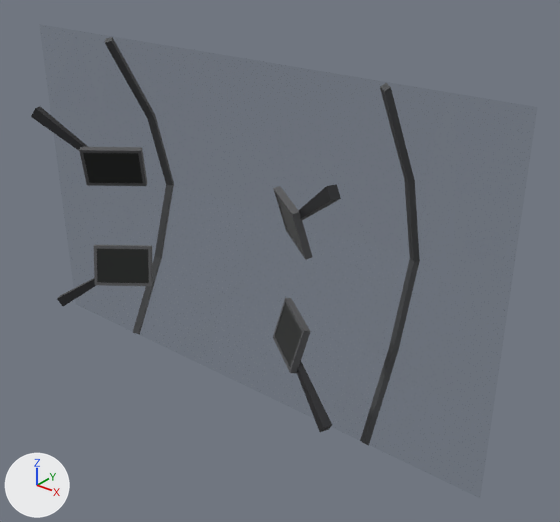
The glTF model public/assets/cockpit/cockpit.glb, before and after one commit.
The view is the same before and after, from a 50 mm camera at (3.94, -2.65, 2.53) aimed at (0.38, 1.81, -0.24). Every picture has the same lights, and +X, +Y and +Z are marked at lower left. The older version comes first. Vertices at exactly the same position are counted once.

Names of what the first picture shows: 'Arm_LL', 'Arm_LR', 'Arm_UL', 'Arm_UR', 'Canopy_Glass', 'Canopy_Rib_L', 'Canopy_Rib_R', 'ScreenBody_LL', 'ScreenBody_LR', 'ScreenBody_UL', 'ScreenBody_UR', 'Screen_LL', 'Screen_LR', 'Screen_UL' and 1 more.
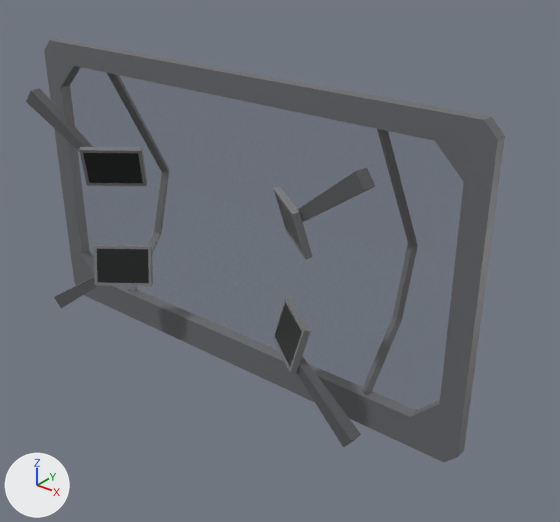
Where the change shows, as pixel boxes [x1, y1, x2, y2] in the pictures (560 x 522 px):
'Canopy_Frame', added: after [44, 39, 505, 462]
'Canopy_Rib_R', recoloured, reshaped (7% narrower, 27% shorter): before [360, 83, 420, 446]; after [362, 129, 418, 395]
'Canopy_Rib_L', recoloured, reshaped (10% narrower, 27% shorter): before [105, 37, 174, 335]; after [107, 73, 169, 291]
'Arm_LR', recoloured, reshaped (81% wider, 28% taller): before [297, 361, 332, 432]; after [297, 356, 361, 447]
'Arm_UR', recoloured, reshaped (81% wider, 49% taller): before [299, 184, 341, 220]; after [298, 168, 375, 222]
'Arm_UL', recoloured, reshaped (17% wider, 42% taller): before [31, 106, 88, 150]; after [26, 88, 93, 151]
'ScreenBody_LR', recoloured (dark grey to grey): [273, 298, 311, 373] in both
'ScreenBody_UL', recoloured (dark grey to grey): [79, 147, 147, 186] in both
'ScreenBody_UR', recoloured (dark grey to grey): [273, 186, 313, 260] in both
'ScreenBody_LL', recoloured (dark grey to grey): [94, 245, 153, 286] in both
'Arm_LL', recoloured, reshaped (15% wider, 10% taller): before [57, 278, 96, 306]; after [54, 277, 99, 308]

Edits to the bpy script that builds the scene:
```text
Change mat_mat_frame:
    mat_mat_frame.base_color: (0.055, 0.058, 0.062) -> (0.155, 0.16, 0.172)  # dark grey #424446 -> grey #6e6f73
Change mat_mat_body:
    mat_mat_body.base_color: (0.085, 0.087, 0.092) -> (0.205, 0.208, 0.22)  # dark grey #525356 -> grey #7d7e81
Change mat_mat_arm:
    mat_mat_arm.base_color: (0.042, 0.043, 0.047) -> (0.128, 0.13, 0.14)  # dark grey #3a3a3d -> dark grey #646569
Change me_canopy_rib_l_mesh:
    remove me_canopy_rib_l_mesh.from_pydata(...)  # 20 vertices, 36 faces; spans x -1.4..-1.31, y 1.64..2.3, z -1.53..1.38
    add me_canopy_rib_l_mesh.from_pydata(...)  # 24 vertices, 44 faces; spans x -1.4..-1.31, y 1.62..2.25, z -1.07..1.14
    me_canopy_rib_l_mesh part 1: the whole mesh is rebuilt
Change me_canopy_rib_r_mesh:
    remove me_canopy_rib_r_mesh.from_pydata(...)  # 20 vertices, 36 faces; spans x 1.31..1.4, y 1.64..2.3, z -1.53..1.38
    add me_canopy_rib_r_mesh.from_pydata(...)  # 24 vertices, 44 faces; spans x 1.31..1.4, y 1.62..2.25, z -1.07..1.14
    me_canopy_rib_r_mesh part 2: the whole mesh is rebuilt
Change me_arm_ul_mesh:
    remove me_arm_ul_mesh.from_pydata(...)  # 8 vertices, 12 faces; spans x -1.511..-1.03, y 0.907..1.173, z 0.515..0.91
    add me_arm_ul_mesh.from_pydata(...)  # 8 vertices, 12 faces; spans x -1.672..-1.024, y 0.994..1.184, z 0.504..1.016
    me_arm_ul_mesh part 3
    me_arm_ul_mesh.vertices[0].co: (-1.511, 0.97, 0.838) -> (-1.672, 1.093, 0.916)
    me_arm_ul_mesh.vertices[1].co: (-1.464, 0.993, 0.91) -> (-1.6, 1.106, 1.016)  # pixel (39, 106) -> pixel (39, 88)
    me_arm_ul_mesh.vertices[2].co: (-1.434, 0.93, 0.91) -> (-1.583, 1.007, 1.016)  # pixel (35, 108) -> pixel (30, 90)
    me_arm_ul_mesh.vertices[3].co: (-1.481, 0.907, 0.838) -> (-1.655, 0.994, 0.916)  # pixel (30, 116) -> pixel (25, 101)
    me_arm_ul_mesh.vertices[4].co: (-1.075, 1.16, 0.515) -> (-1.081, 1.176, 0.504)
    me_arm_ul_mesh.vertices[5].co: (-1.047, 1.173, 0.557) -> (-1.035, 1.184, 0.568)
    me_arm_ul_mesh.vertices[6].co: (-1.03, 1.137, 0.557) -> (-1.024, 1.121, 0.568)  # not seen -> pixel (91, 153)
    me_arm_ul_mesh.vertices[7].co: (-1.058, 1.124, 0.515) -> (-1.071, 1.113, 0.504)  # not seen -> pixel (88, 160)
Change me_arm_ur_mesh:
    remove me_arm_ur_mesh.from_pydata(...)  # 8 vertices, 12 faces; spans x 1.03..1.511, y 0.907..1.173, z 0.515..0.91
    add me_arm_ur_mesh.from_pydata(...)  # 8 vertices, 12 faces; spans x 1.024..1.672, y 0.994..1.184, z 0.504..1.016
    me_arm_ur_mesh part 4
    me_arm_ur_mesh.vertices[0].co: (1.481, 0.907, 0.838) -> (1.655, 0.994, 0.916)  # pixel (330, 200) -> pixel (363, 190)
    me_arm_ur_mesh.vertices[1].co: (1.434, 0.93, 0.91) -> (1.583, 1.007, 1.016)  # pixel (326, 186) -> pixel (355, 171)
    me_arm_ur_mesh.vertices[2].co: (1.464, 0.993, 0.91) -> (1.6, 1.106, 1.016)  # pixel (336, 184) -> pixel (367, 167)
    me_arm_ur_mesh.vertices[3].co: (1.511, 0.97, 0.838) -> (1.672, 1.093, 0.916)  # pixel (340, 198) -> pixel (375, 186)
    me_arm_ur_mesh.vertices[4].co: (1.058, 1.124, 0.515) -> (1.071, 1.113, 0.504)
    me_arm_ur_mesh.vertices[5].co: (1.03, 1.137, 0.557) -> (1.024, 1.121, 0.568)  # not seen -> pixel (291, 213)
    me_arm_ur_mesh.vertices[6].co: (1.047, 1.173, 0.557) -> (1.035, 1.184, 0.568)
    me_arm_ur_mesh.vertices[7].co: (1.075, 1.16, 0.515) -> (1.081, 1.176, 0.504)  # pixel (301, 221) -> pixel (303, 222)
Change me_arm_ll_mesh:
    remove me_arm_ll_mesh.from_pydata(...)  # 8 vertices, 12 faces; spans x -1.51..-1.026, y 0.908..1.166, z -0.911..-0.538
    add me_arm_ll_mesh.from_pydata(...)  # 8 vertices, 12 faces; spans x -1.67..-1.02, y 0.995..1.177, z -1.017..-0.526
    me_arm_ll_mesh part 5
    me_arm_ll_mesh.vertices[0].co: (-1.464, 0.992, -0.911) -> (-1.6, 1.105, -1.017)  # pixel (66, 303) -> pixel (68, 303)
    me_arm_ll_mesh.vertices[1].co: (-1.51, 0.972, -0.837) -> (-1.67, 1.094, -0.915)  # pixel (60, 295) -> pixel (61, 292)
    me_arm_ll_mesh.vertices[2].co: (-1.481, 0.908, -0.837) -> (-1.655, 0.995, -0.915)  # pixel (56, 298) -> pixel (54, 297)
    me_arm_ll_mesh.vertices[3].co: (-1.435, 0.928, -0.911) -> (-1.585, 1.006, -1.017)  # pixel (62, 306) -> pixel (61, 308)
    me_arm_ll_mesh.vertices[4].co: (-1.043, 1.166, -0.581) -> (-1.03, 1.177, -0.592)
    me_arm_ll_mesh.vertices[5].co: (-1.069, 1.154, -0.538) -> (-1.075, 1.17, -0.526)
    me_arm_ll_mesh.vertices[6].co: (-1.053, 1.118, -0.538) -> (-1.065, 1.107, -0.526)  # not seen -> pixel (100, 273)
    me_arm_ll_mesh.vertices[7].co: (-1.026, 1.13, -0.581) -> (-1.02, 1.114, -0.592)  # not seen -> pixel (105, 281)
Change me_arm_lr_mesh:
    remove me_arm_lr_mesh.from_pydata(...)  # 8 vertices, 12 faces; spans x 1.026..1.51, y 0.908..1.166, z -0.911..-0.538
    add me_arm_lr_mesh.from_pydata(...)  # 8 vertices, 12 faces; spans x 1.02..1.67, y 0.995..1.177, z -1.017..-0.526
    me_arm_lr_mesh part 6
    me_arm_lr_mesh.vertices[0].co: (1.435, 0.928, -0.911) -> (1.585, 1.006, -1.017)  # pixel (319, 432) -> pixel (343, 447)
    me_arm_lr_mesh.vertices[1].co: (1.481, 0.908, -0.837) -> (1.655, 0.995, -0.915)  # pixel (323, 427) -> pixel (351, 440)
    me_arm_lr_mesh.vertices[2].co: (1.51, 0.972, -0.837) -> (1.67, 1.094, -0.915)  # pixel (332, 424) -> pixel (361, 434)
    me_arm_lr_mesh.vertices[3].co: (1.464, 0.992, -0.911) -> (1.6, 1.105, -1.017)  # pixel (328, 429) -> pixel (353, 441)
    me_arm_lr_mesh.vertices[4].co: (1.026, 1.13, -0.581) -> (1.02, 1.114, -0.592)  # not seen -> pixel (289, 361)
    me_arm_lr_mesh.vertices[5].co: (1.053, 1.118, -0.538) -> (1.065, 1.107, -0.526)  # not seen -> pixel (293, 356)
    me_arm_lr_mesh.vertices[6].co: (1.069, 1.154, -0.538) -> (1.075, 1.17, -0.526)
    me_arm_lr_mesh.vertices[7].co: (1.043, 1.166, -0.581) -> (1.03, 1.177, -0.592)
Add ob_canopy_frame:
    ob_canopy_frame = bpy.data.objects.new('Canopy_Frame', me_canopy_frame_mesh)  # 32 vertices, 64 faces; spans x -2.18..2.18, y 1.6..1.7, z -1.28..1.28; in mat_mat_frame (grey #6e6f73)
    ob_canopy_frame.location = (0.0, 0.0, 0.0)
```
